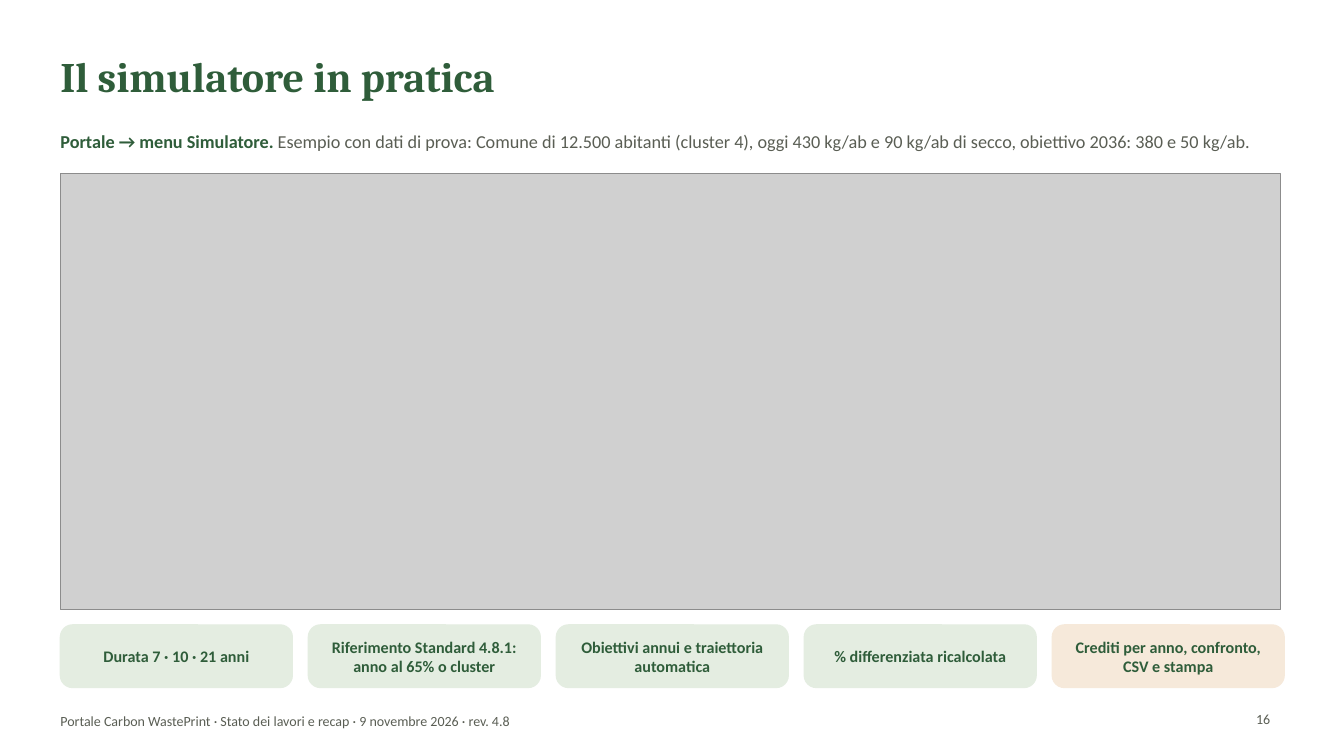
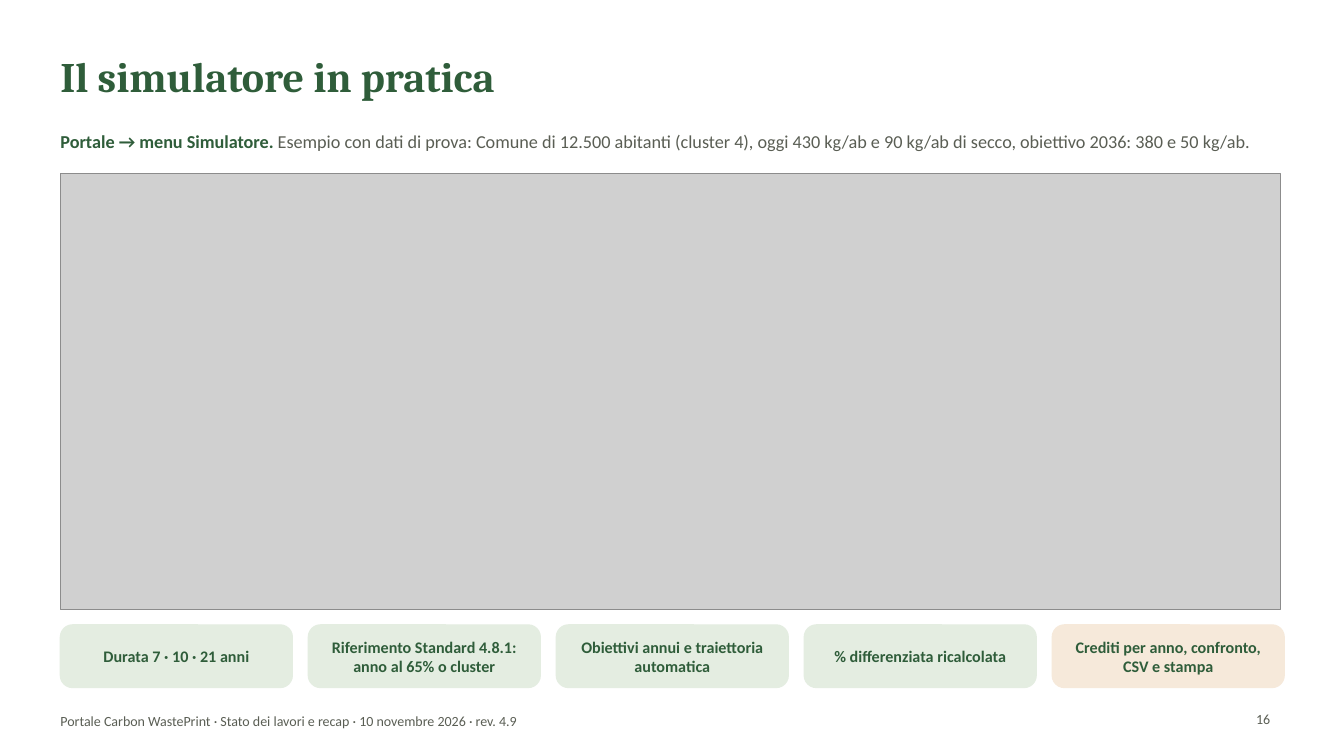
Before and after one commit to lucamorettioperate/portale-cwp, a slide deck: slide 16 of public/documentazione/Presentazione_Portale_CWP.pptx. Drawn at 1344x756 pixels with LibreOffice and Linux fonts; fonts in the diff are those of the drawing; grey boxes stand for pictures; background and template pictures are left out. Boxes give left, top, right and bottom in pixels: in the first picture for what was removed or moved away, otherwise in the second. Text is boxed around its words. In the diff, an @@ line names an element or a change of style, - is before the commit and + after.

```diff
--- a/public/documentazione/Presentazione_Portale_CWP.pptx
+++ b/public/documentazione/Presentazione_Portale_CWP.pptx
@@ text at (60,716,517,729): text changed @@
-Portale Carbon WastePrint · Stato dei lavori e recap · 9 novembre 2026 · rev. 4.8
+Portale Carbon WastePrint · Stato dei lavori e recap · 10 novembre 2026 · rev. 4.9
```
Also in this commit, not shown: 18 other slides changed, 25 other files.
